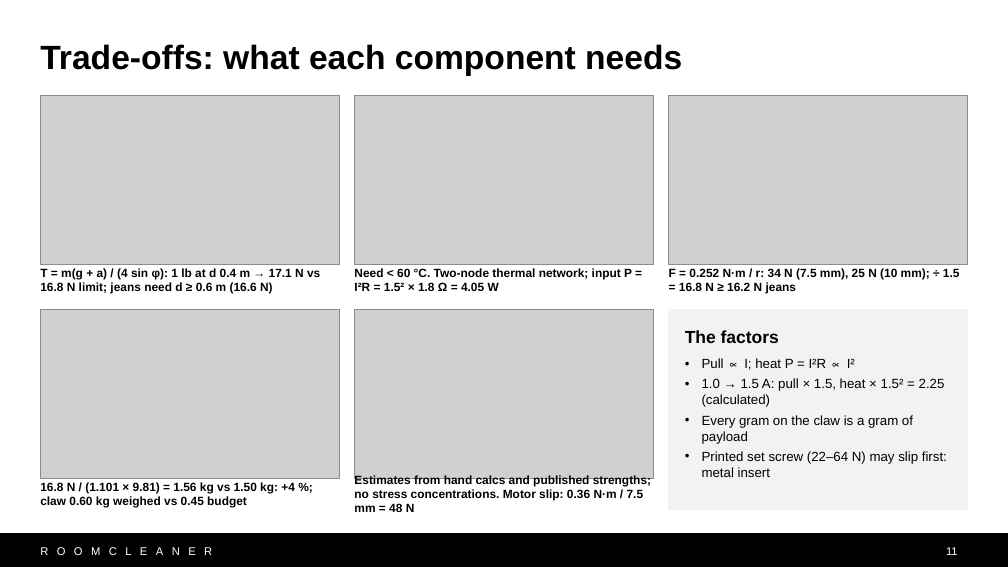
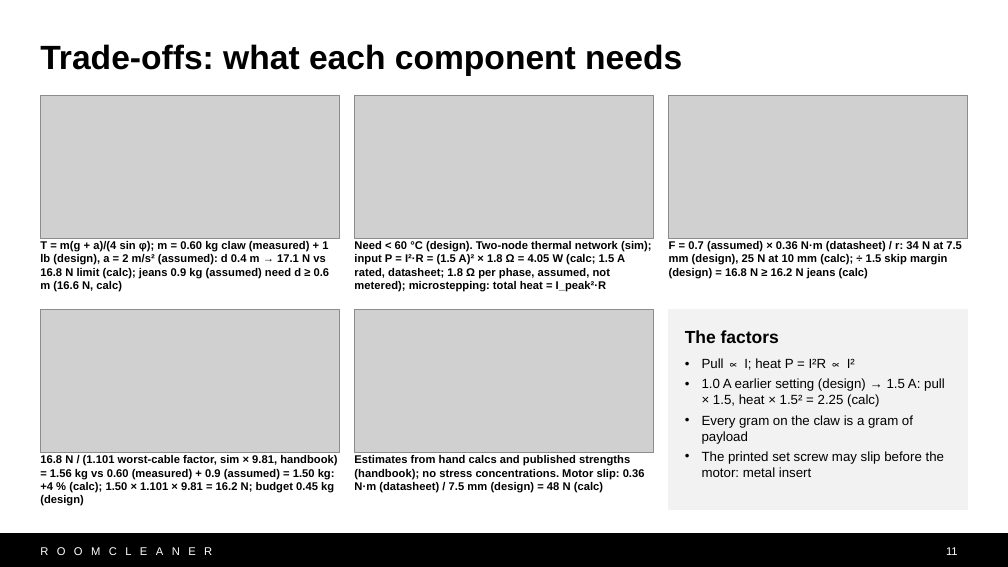
Before and after one commit to Jaspario1199/RoomCleaner, a slide deck: slide 11 of docs/presentation/deck_v10/RoomCleaner_Buntinx_v10.pptx. Drawn at 1008x567 pixels with LibreOffice and Linux fonts; fonts in the diff are those of the drawing; grey boxes stand for pictures. Boxes give left, top, right and bottom in pixels: in the first picture for what was removed or moved away, otherwise in the second. Text is boxed around its words. In the diff, an @@ line names an element or a change of style, - is before the commit and + after.

```diff
--- a/docs/presentation/deck_v10/RoomCleaner_Buntinx_v10.pptx
+++ b/docs/presentation/deck_v10/RoomCleaner_Buntinx_v10.pptx
@@ picture: place and size @@
-picture at [40, 96, 340, 265]
+picture at [40, 96, 340, 239]
@@ picture: place and size @@
-picture at [355, 96, 654, 265]
+picture at [355, 96, 654, 239]
@@ picture: place and size @@
-picture at [668, 96, 968, 265]
+picture at [668, 96, 968, 239]
@@ text at [40, 240, 330, 292]: text changed; size 8.5 to 8 pt @@
-T = m(g + a) / (4 sin φ): 1 lb at d 0.4 m → 17.1 N vs 16.8 N limit; jeans need d ≥ 0.6 m (16.6 N)
+T = m(g + a)/(4 sin φ); m = 0.60 kg claw (measured) + 1 lb (design), a = 2 m/s² (assumed): d 0.4 m → 17.1 N vs 16.8 N limit (calc); jeans 0.9 kg (assumed) need d ≥ 0.6 m (16.6 N, calc)
@@ text at [354, 240, 652, 292]: text changed; size 8.5 to 8 pt @@
-Need < 60 °C. Two-node thermal network; input P = I²R = 1.5² × 1.8 Ω = 4.05 W
+Need < 60 °C (design). Two-node thermal network (sim); input P = I²·R = (1.5 A)² × 1.8 Ω = 4.05 W (calc; 1.5 A rated, datasheet; 1.8 Ω per phase, assumed, not metered); microstepping: total heat = I_peak²·R
@@ text at [669, 240, 962, 278]: text changed; size 8.5 to 8 pt @@
-F = 0.252 N·m / r: 34 N (7.5 mm), 25 N (10 mm); ÷ 1.5 = 16.8 N ≥ 16.2 N jeans
+F = 0.7 (assumed) × 0.36 N·m (datasheet) / r: 34 N at 7.5 mm (design), 25 N at 10 mm (calc); ÷ 1.5 skip margin (design) = 16.8 N ≥ 16.2 N jeans (calc)
@@ picture: place and size @@
-picture at [40, 310, 340, 480]
+picture at [40, 310, 340, 454]
@@ picture: place and size @@
-picture at [355, 310, 654, 480]
+picture at [355, 310, 654, 454]
@@ text in rectangle at [702, 378, 945, 407]: text changed @@
-• 1.0 → 1.5 A: pull × 1.5, heat × 1.5² = 2.25 (calculated)
+• 1.0 A earlier setting (design) → 1.5 A: pull × 1.5, heat × 1.5² = 2.25 (calc)
@@ vertical alignment middle to top in 5 elements at [354, 455, 645, 492], [669, 240, 962, 278], [40, 240, 330, 292], [354, 240, 652, 292], [40, 455, 337, 506] @@
@@ text at [40, 455, 337, 506]: text changed; size 8.5 to 8 pt @@
-16.8 N / (1.101 × 9.81) = 1.56 kg vs 1.50 kg: +4 %; claw 0.60 kg weighed vs 0.45 budget
+16.8 N / (1.101 worst-cable factor, sim × 9.81, handbook) = 1.56 kg vs 0.60 (measured) + 0.9 (assumed) = 1.50 kg: +4 % (calc); 1.50 × 1.101 × 9.81 = 16.2 N; budget 0.45 kg (design)
@@ text at [354, 455, 645, 492]: text changed; size 8.5 to 8 pt @@
-Estimates from hand calcs and published strengths; no stress concentrations. Motor slip: 0.36 N·m / 7.5 mm = 48 N
+Estimates from hand calcs and published strengths (handbook); no stress concentrations. Motor slip: 0.36 N·m (datasheet) / 7.5 mm (design) = 48 N (calc)
@@ text in rectangle at [702, 451, 944, 477]: text changed @@
-• Printed set screw (22–64 N) may slip first: metal insert
+• The printed set screw may slip before the motor: metal insert
```
Also in this commit, not shown: 12 other slides changed, 14 other files.
